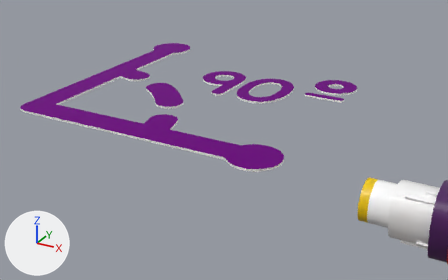
The glTF model assets/models/new/CosentyxS5.gltf, before and after one commit.
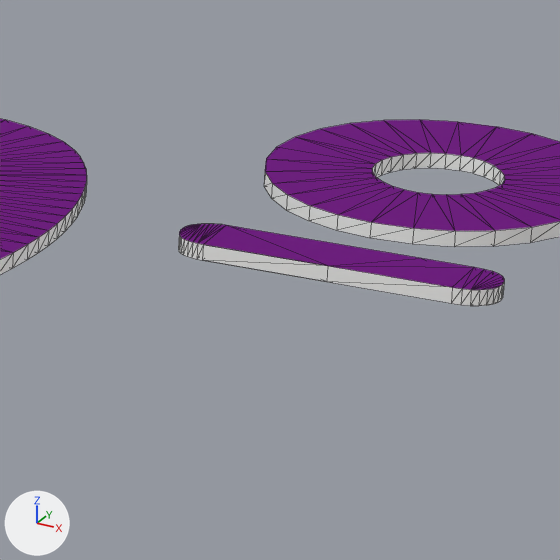
Each version is shown from a camera (50 mm lens) standing at (-0.024, -0.024, 0.789) and looking at (-1.087, 1.909, -0.177), then close up on the part from 63% to 78% of the width and 23% to 48% of the height. The axes (+X, +Y, +Z) are drawn at lower left. The lights are the same throughout. The close-ups show mesh edges as thin lines. Where no turn or scale is listed for an object, it has been applied to the vertices. Vertices at the same position are counted once.

Objects in the first close-up: 'Shape1'.
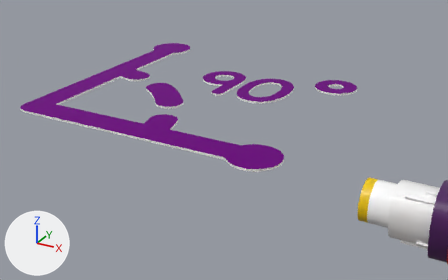
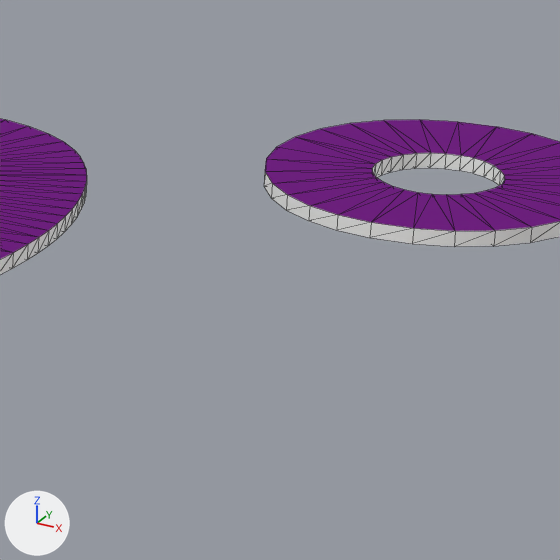
What changed in the scene script:
```text
Change me_mesh:
    where me_mesh.from_pydata(...)  # 1196 vertices, 2380 faces; spans x -0.446..0.61, y -0.441..0.632, z -0.004..0.004
    used by ob_shape1; location = (-1.2743, 1.8439, -0.002)
    me_mesh part 1: the loose piece of 80 vertices spanning x 0.441..0.595, y 0.229..0.26, z -0.004..0.004 is deleted
```

Pixel boxes [x1, y1, x2, y2] of what changed, in the close-ups (560 x 560 px):
'Shape1', reshaped: before [0, 119, 560, 306]; after [0, 119, 560, 274]
part 1 of me_mesh, deleted: before [178, 224, 504, 306]
